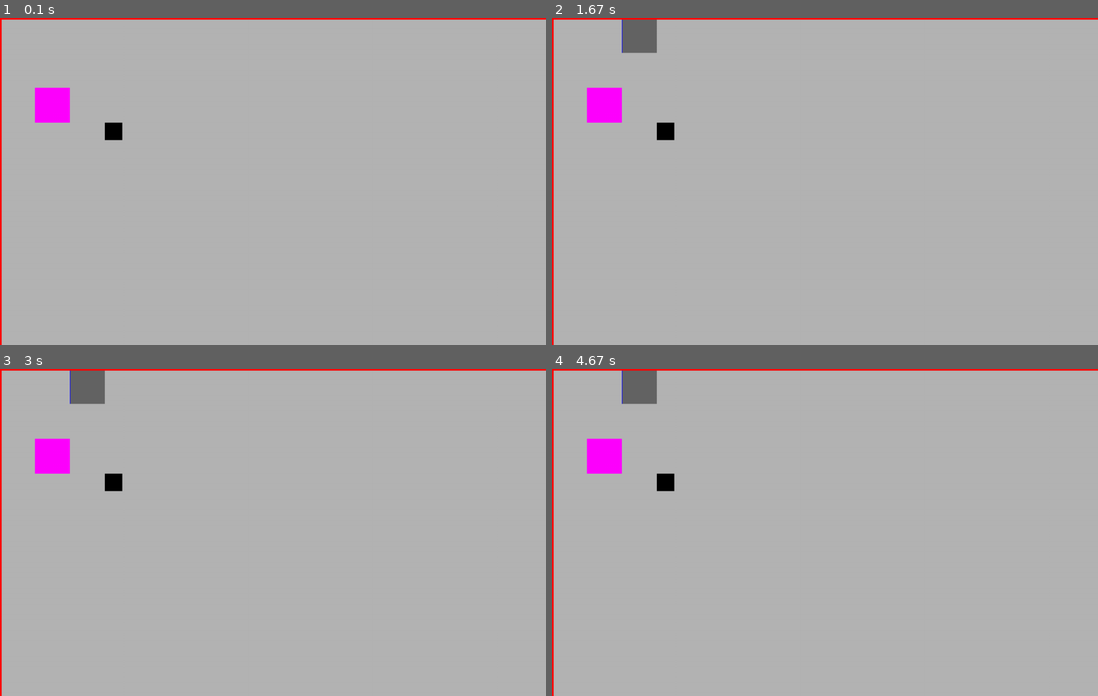
Above: before the commit, frames 1-4 (two rows, left to right).
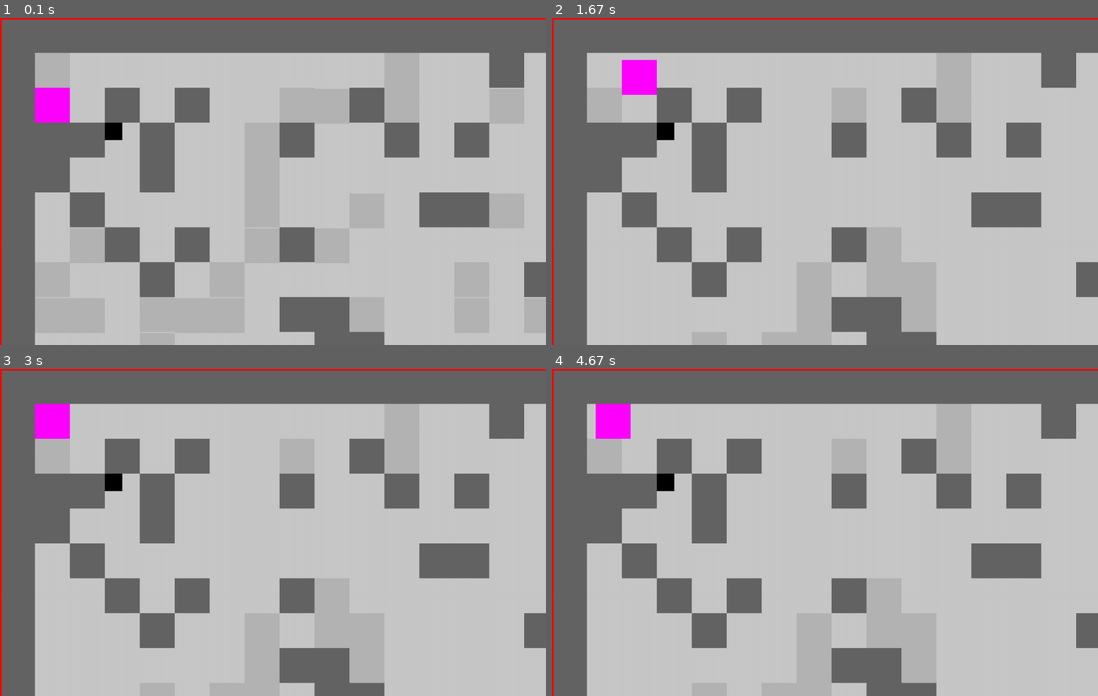
Above: after the commit, the same moments.

Repository: ravenstudios/pygame_scrolling_map
Game: pygame game, started from main.py
Two runs of this game, one before a commit and one after it. Both use one fixed random seed, a clock stepped at 60 frames per second and the inputs below.
Inputs:
- Up to frame 1 (0.1 s): no input
- Up to frame 2 (1.67 s): tap Space at 0.33 s; hold D 0.67-1.13 s; hold W 1.17-1.47 s
- Up to frame 3 (3 s): hold Z 2-2.53 s; hold A 2-2.53 s
- Up to frame 4 (4.67 s): tap Right at 3.47 s; hold A 3.8-4.2 s; hold D from 4.63 s (still down)

The runs differ from the first frame. In frame 1, 31% of the frame differs, in the area x 0-100%, y 0-100%; in frame 2, 32%; in frame 3, 32%; in frame 4, 32%.

Commit message:
added floors that cant be broken

Diff:
--- /dev/null
+++ b/floor.py
@@ -0,0 +1,10 @@
+
+from main_block import *
+
+class Floor(Main_block):
+
+    def __init__(self, x, y):
+
+
+        super().__init__(x, y)
+        self.image.fill((100, 100, 100))
--- a/main_block.py
+++ b/main_block.py
@@ -21,5 +21,9 @@
 
 
 
-    def update(self):
+    def update(self, all_group, player_group):
         pass
+
+
+    def dig(self, player):
+        pass
--- a/player.py
+++ b/player.py
@@ -133,6 +133,6 @@
             #         self.rect = self.rect.move(0, self.speed)
 
         #z jump
-        if (keys[pygame.K_z]):
+        if (keys[pygame.K_z] or keys[pygame.K_w]):
             # self.rect = self.rect.move(0, -10)
             self.y_vel += self.jump_vel
--- a/states_manager.py
+++ b/states_manager.py
@@ -1,5 +1,5 @@
 from constants import *
-import sys, pygame, player, camera, wall, block, random, main_drop
+import sys, pygame, player, camera, wall, block, random, main_drop, floor
 
 
 
@@ -24,7 +24,21 @@
         # adds walls
         for r in range(n):
             for c in range(n):
-                self.all_group.add(wall.Wall(r * BLOCK_SIZE, c * BLOCK_SIZE))
+
+                # self.all_group.add(wall.Wall(r * BLOCK_SIZE, c * BLOCK_SIZE))
+
+
+                if r == 0 or c == 0 or r == n - 1 or c == n - 1:
+                    self.all_group.add(floor.Floor(r * BLOCK_SIZE, c * BLOCK_SIZE))
+                else:
+                    d1 = random.randint(0, 2)
+                    d2 = random.randint(0, 1)
+                    if d1 == 2:
+                        if d2 == 0:
+                            self.all_group.add(wall.Wall(r * BLOCK_SIZE, c * BLOCK_SIZE))
+                        else:
+                            self.all_group.add(floor.Floor(r * BLOCK_SIZE, c * BLOCK_SIZE))
+
 
         # self.all_group.add(wall.Wall(1 * BLOCK_SIZE, 1 * BLOCK_SIZE))
         # self.all_group.add(wall.Wall(2 * BLOCK_SIZE, 1 * BLOCK_SIZE))
@@ -83,9 +97,9 @@
     def draw(self, surface):
         # surface.fill((100, 100, 100))#background
 
-        self.draw_grid(surface)
+        # self.draw_grid(surface)
         if self.state == "start":
-            surface.fill((100, 100, 255))#background
+            surface.fill((200, 200, 200))#background
 
         elif self.state == "running":
 
@@ -118,7 +132,7 @@
 
 
     def update(self, surface):
-        surface.fill((100, 100, 100))#background
+        surface.fill((200, 200, 200))#background
         self.camera.update(self.player)
 
         if self.state == "start":
